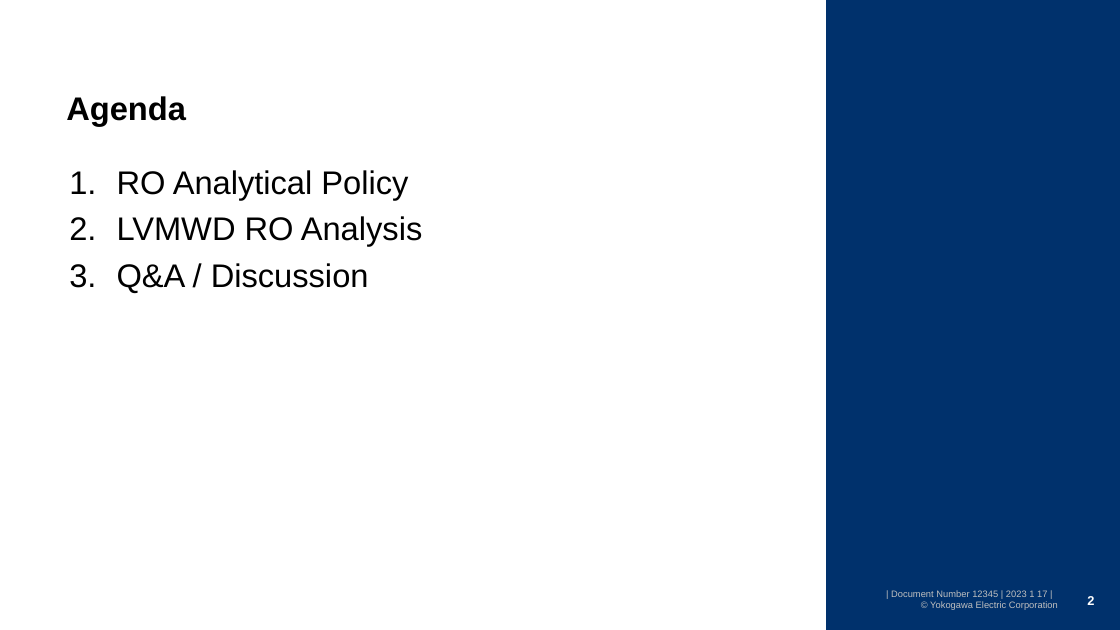
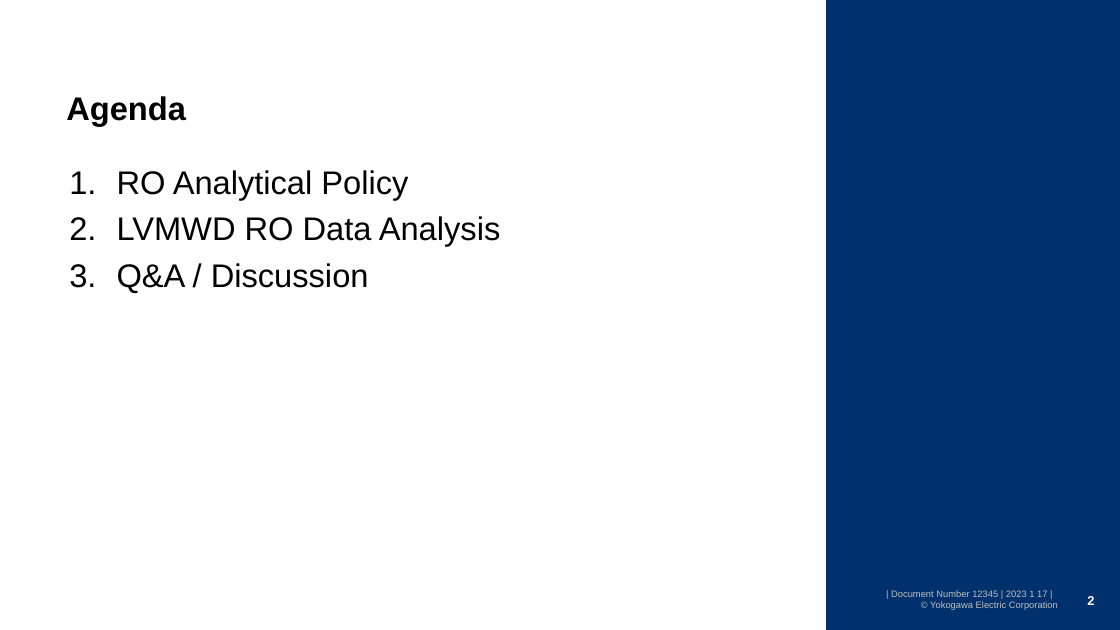
Before and after one commit to watarukumagai-git/opt, a slide deck: slide 2 of Reuse_Water/230127_NAWI RO analysis for SGDC_rev.0.pptx. Drawn at 1120x630 pixels with LibreOffice and Linux fonts; fonts in the diff are those of the drawing; background and template pictures are left out. Boxes give left, top, right and bottom in pixels: in the first picture for what was removed or moved away, otherwise in the second. Text is boxed around its words. In the diff, an @@ line names an element or a change of style, - is before the commit and + after.

```diff
--- a/Reuse_Water/230127_NAWI RO analysis for SGDC_rev.0.pptx
+++ b/Reuse_Water/230127_NAWI RO analysis for SGDC_rev.0.pptx
@@ text at (x1=117, y1=216, x2=501, y2=246): text changed @@
-2. LVMWD RO Analysis
+2. LVMWD RO Data Analysis
```
Also in this commit, not shown: 2 other slides changed, 4 slides added, 1 slide removed.
